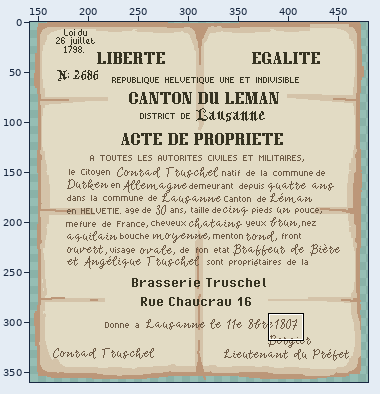
Pixel-art file -- assets/06_UI_menus/acteProprio.aseprite. The picture above shows the old version from afar; the outline marks the close-up.
Close-up. Earlier state:
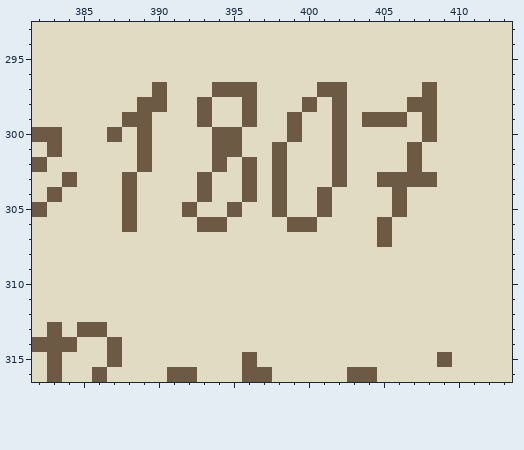
640x360 pixels, 1 frame. Shown: x 382..413, y 293..316. The wide view leaves out empty margins.
The result:
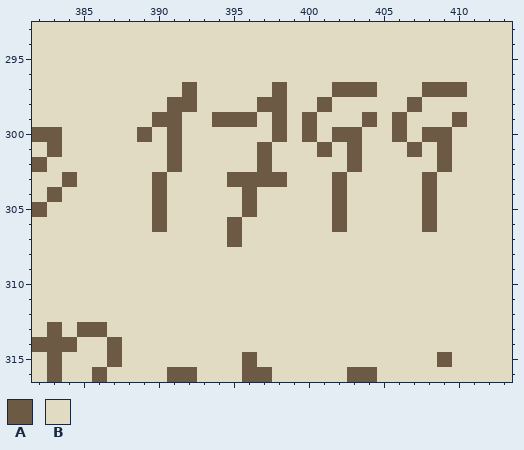
Palette (. is transparent): A #6d5a45  B #e2dbc4
Changes in this commit:
--- layer "texte"
@@ x 382..413 @@
 296 BBBBBBBBBBBBBBBBBBBBBBBBBBBBBBBB
-297 BBBBBBBBABBBAAABBBBAABBBBBABBBBB
-298 BBBBBBBAABBABBABBBABABBBBAABBBBB
-299 BBBBBBAABBBABBABBABBABAAABABBBBB
-300 AABBBABABBBBAABBBABBABBBBBABBBBB
-301 BABBBBBABBBBAABBABBBABBBBABBBBBB
-302 ABBBBBBABBBBABABABBBABBBBABBBBBB
-303 BBABBBABBBBABBABABBBABBAAAABBBBB
-304 BABBBBABBBBABBABABBABBBBABBBBBBB
-305 ABBBBBABBBABBABBABBABBBBABBBBBBB
-306 BBBBBBABBBBAABBBBAABBBBABBBBBBBB
-307 BBBBBBBBBBBBBBBBBBBBBBBABBBBBBBB
+297 BBBBBBBBBBABBBBBABBBAAABBBAAABBB
+298 BBBBBBBBBAABBBBAABBABBBBBABBBBBB
+299 BBBBBBBBAABBAAABABABBBABABBBABBB
+300 AABBBBBABABBBBBBABABAABBABAABBBB
+301 BABBBBBBBABBBBBABBBABABBBABABBBB
+302 ABBBBBBBBABBBBBABBBBBABBBBBABBBB
+303 BBABBBBBABBBBAAAABBBABBBBBABBBBB
+304 BABBBBBBABBBBBABBBBBABBBBBABBBBB
+305 ABBBBBBBABBBBBABBBBBABBBBBABBBBB
+306 BBBBBBBBABBBBABBBBBBABBBBBABBBBB
+307 BBBBBBBBBBBBBABBBBBBBBBBBBBBBBBB
 308 BBBBBBBBBBBBBBBBBBBBBBBBBBBBBBBB
